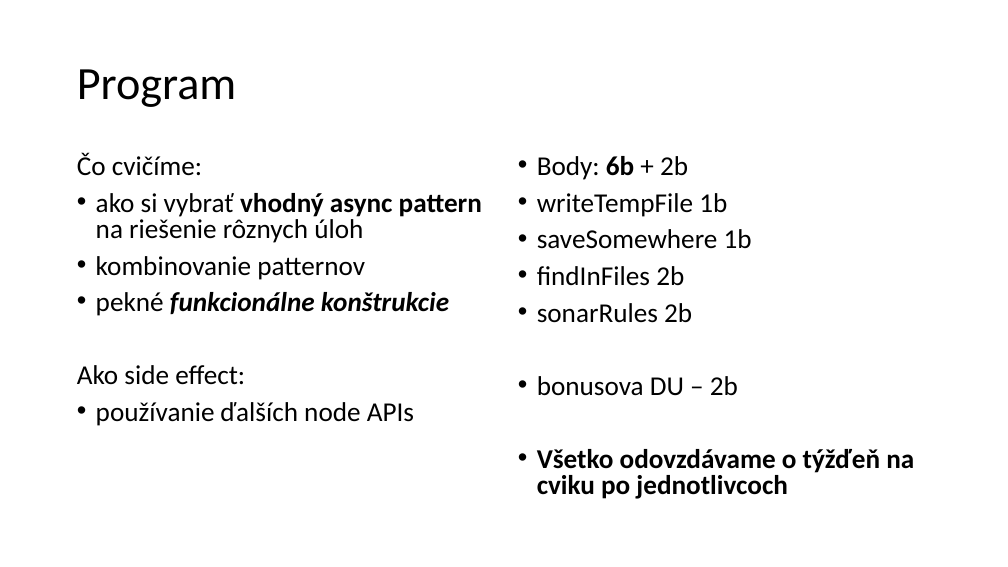
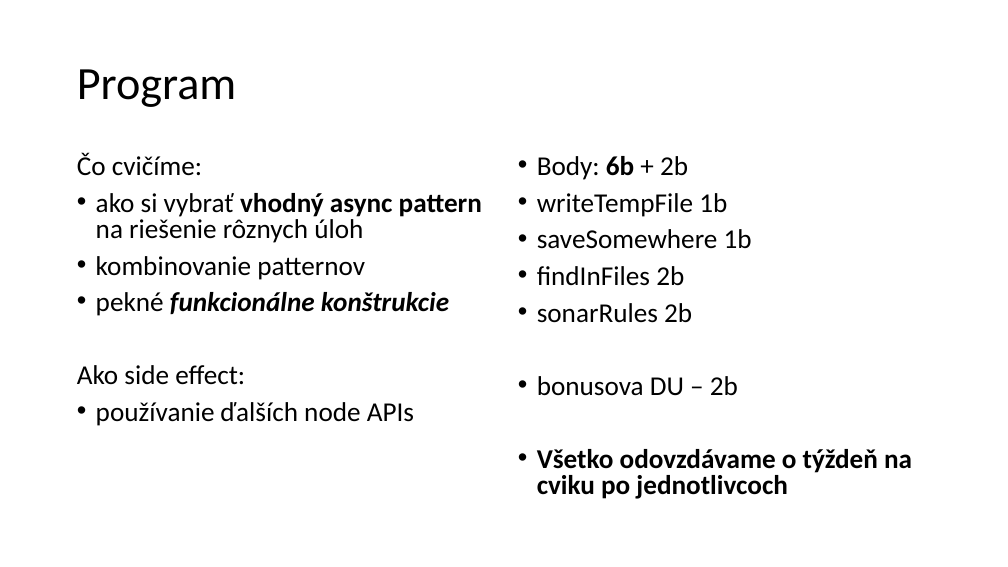
Before and after one commit to trogper/wawjs, a slide deck: slide 3 of 09-cvicenie/cvicenie09.pptx. Drawn at 1008x567 pixels with LibreOffice and Linux fonts; fonts in the diff are those of the drawing. Boxes give left, top, right and bottom in pixels: in the first picture for what was removed or moved away, otherwise in the second. Text is boxed around its words. In the diff, an @@ line names an element or a change of style, - is before the commit and + after.

```diff
--- a/09-cvicenie/cvicenie09.pptx
+++ b/09-cvicenie/cvicenie09.pptx
@@ text at [537, 449, 912, 499]: text changed @@
-• Všetko odovzdávame o týžďeň na cviku po jednotlivcoch
+• Všetko odovzdávame o týždeň na cviku po jednotlivcoch
```
Also in this commit, not shown: 8 other files.
